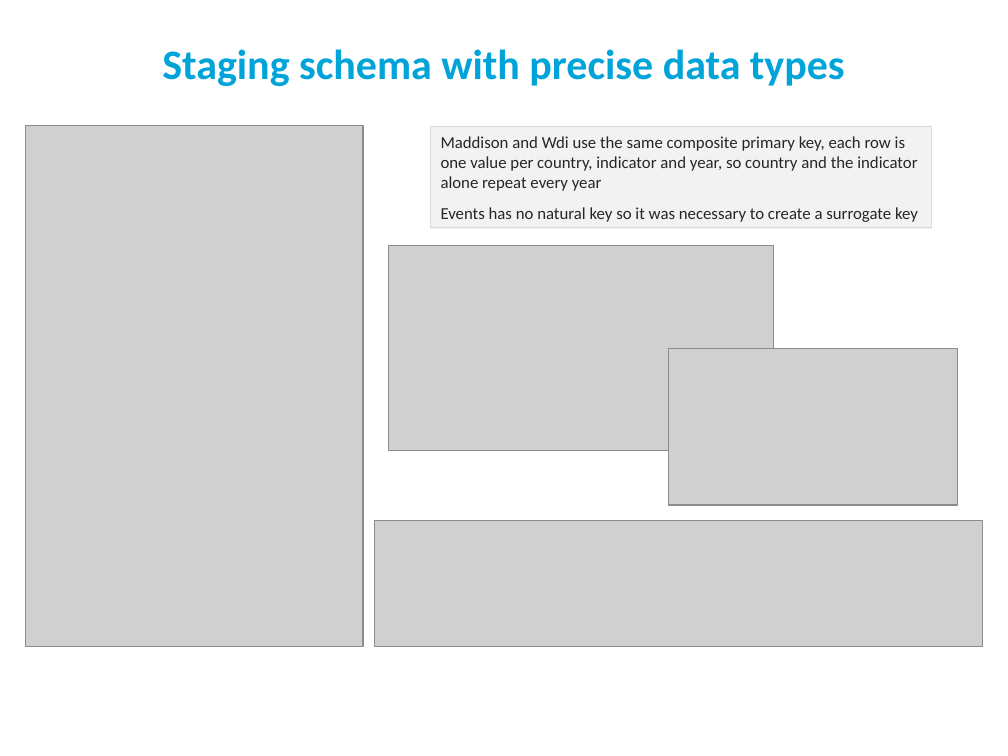
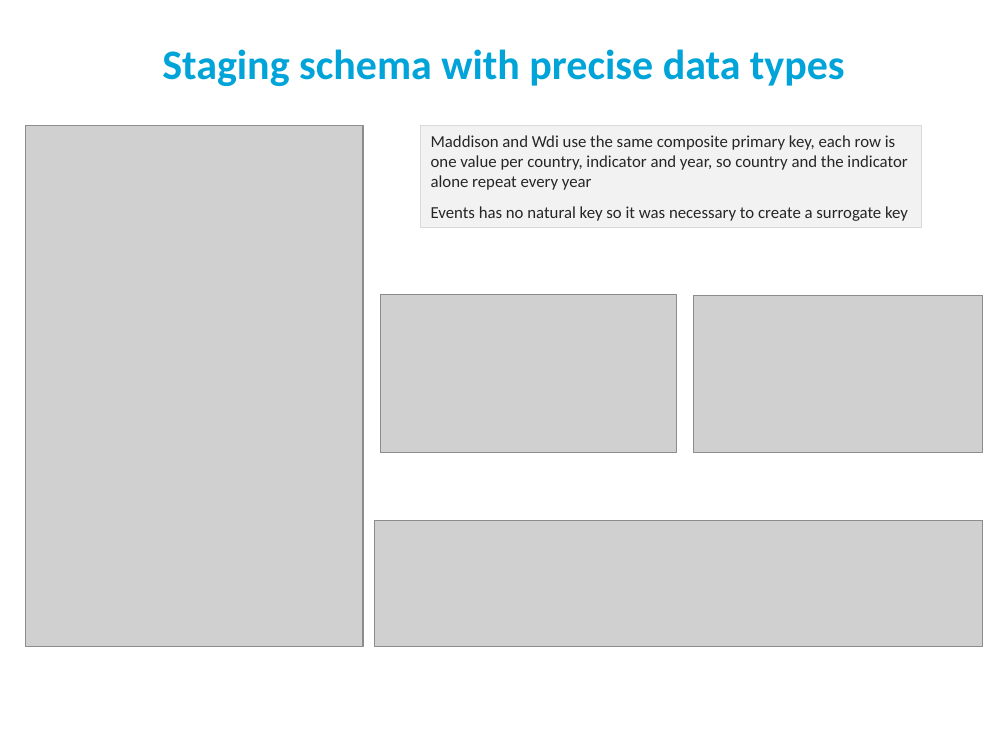
Before and after one commit to goncalo151515/AID, a slide deck: slide 4 of slides_20.pptx. Drawn at 1008x756 pixels with LibreOffice and Linux fonts; fonts in the diff are those of the drawing; grey boxes stand for pictures; background and template pictures are left out. Boxes give left, top, right and bottom in pixels: in the first picture for what was removed or moved away, otherwise in the second. Text is boxed around its words. In the diff, an @@ line names an element or a change of style, - is before the commit and + after.

```diff
--- a/slides_20.pptx
+++ b/slides_20.pptx
@@ 2 texts, 2 rectangles: place and size @@
-2 texts, 2 rectangles at [430, 127, 931, 229]
+2 texts, 2 rectangles at [420, 126, 921, 228]
@@ picture: place and size @@
-picture at [388, 245, 773, 451]
+picture at [380, 294, 676, 453]
@@ picture: place and size @@
-picture at [668, 349, 958, 505]
+picture at [694, 295, 983, 452]
```
Also in this commit, not shown: 3 other slides changed, 24 slides added, 1 slide removed, 9 other files.
